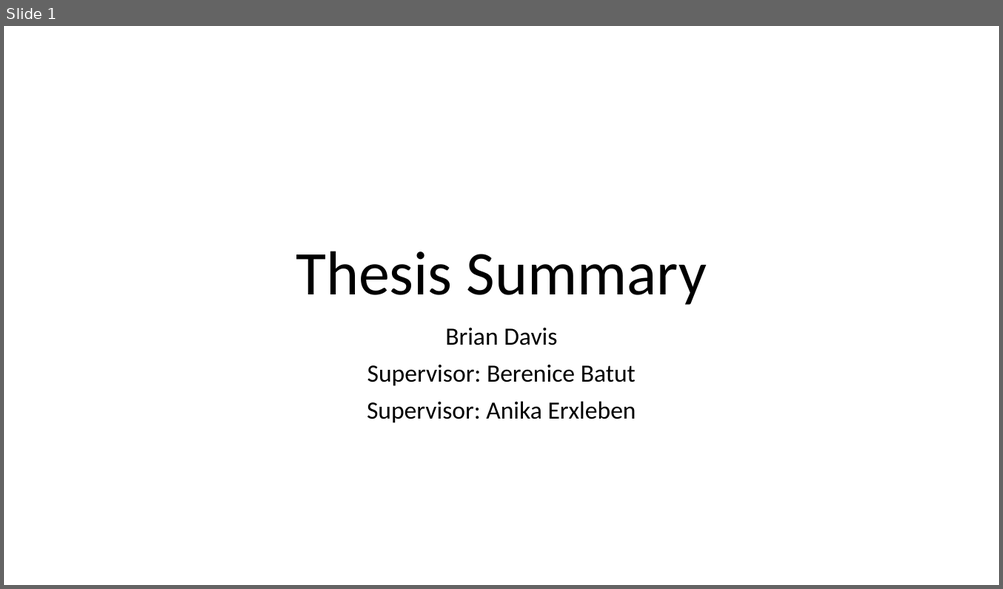
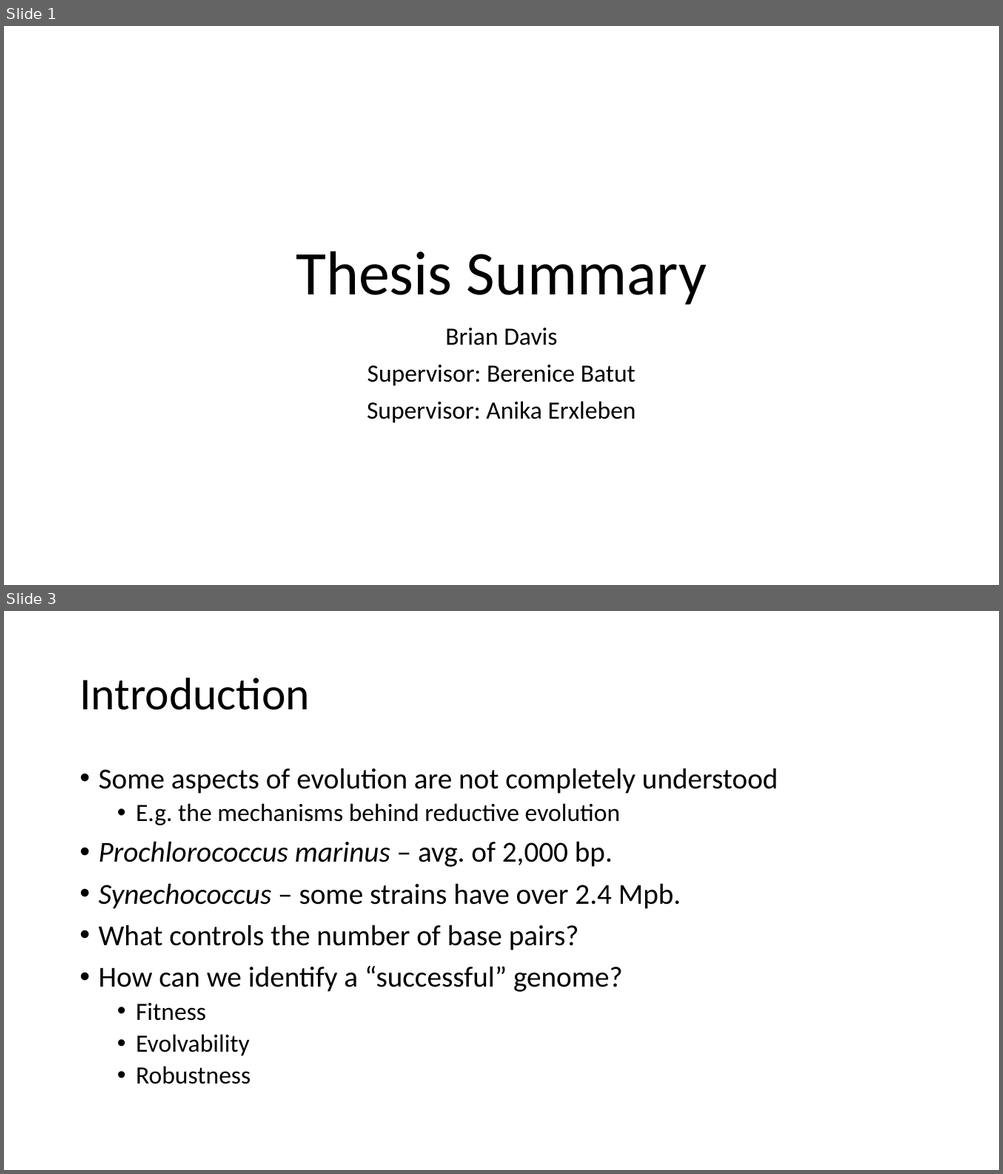
Before and after one commit to davisbk/thesis, a slide deck: doc/Presentation_to_Anika01.pptx. Shown one above the other, each under a label of ours: slide 1 before the commit, slides 1 and 3 after it; the slides between them are not shown. The pictures are 1003x589 and 1003x1174 pixels, drawn with LibreOffice and Linux fonts; fonts in the diff are those of the drawing. Boxes give left, top, right and bottom in pixels: in the first picture for what was removed or moved away, otherwise in the second. Text is boxed around its words. In the diff, an @@ line names an element or a change of style, - is before the commit and + after.

```diff
--- a/doc/Presentation_to_Anika01.pptx
+++ b/doc/Presentation_to_Anika01.pptx
@@ slide 3 added at [4, 611, 999, 1170], background #FFFFFF @@
@@ title added at [79, 678, 310, 710], 44 pt, text #000000 @@
+Introduction
@@ text added at [99, 768, 778, 1085], 28 pt, text #000000 @@
+• Some aspects of evolution are not completely understood
+  • E.g. the mechanisms behind reductive evolution
+• Prochlorococcus marinus – avg. of 2,000 bp.
+• Synechococcus – some strains have over 2.4 Mpb.
+• What controls the number of base pairs?
+• How can we identify a “successful” genome?
+  • Fitness
+  • Evolvability
+  • Robustness
```
Also in this commit, not shown: 7 slides changed, 4 other slides added, 1 slide removed.
